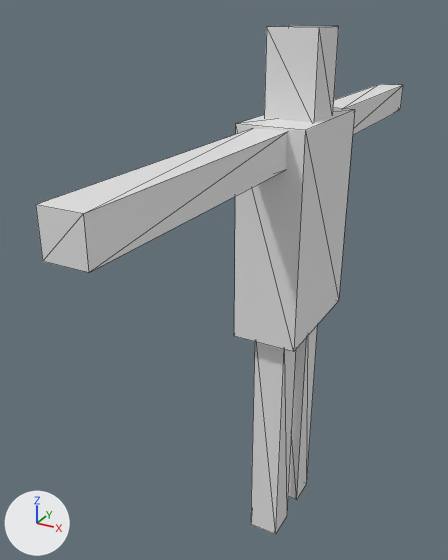
The OBJ model res/mesh/mesh_Passenger.obj: old version first, new version second.
The view is the same before and after, from a 50 mm camera at (1.37, -3.41, 1.64) aimed at (-0.42, -0.15, 0.01). The axes (+X, +Y, +Z) are drawn at lower left. The lights are the same throughout. Mesh edges are drawn as thin lines. Where no turn or scale is listed for an object, it has been applied to the vertices.

Before the edit, the objects in view are built like this:
```python
me_mesh_passenger = bpy.data.meshes.new('mesh_Passenger')
me_mesh_passenger.from_pydata(...)  # 48 vertices, 62 faces; spans x -0.21..0.19, y -1.99..1.99, z -1.8..1.54
# before: 8 (0.09, 0.07, -1.8) at pixel (296, 499), 9 (0.09, 0.27, -1.8) at pixel (306, 483), 14 (-0.11, 0.07, -1.8), 15 (-0.11, 0.27, -1.8), 16 (0.09, -0.31, -1.8) at pixel (275, 534)
# before: 17 (0.09, -0.11, -1.8) at pixel (287, 515), 22 (-0.11, -0.31, -1.8) at pixel (250, 524), 23 (-0.11, -0.11, -1.8)
ob_mesh_passenger = bpy.data.objects.new('mesh_Passenger', me_mesh_passenger)
ob_mesh_passenger.location = (0.0, 0.0, 0.0)
```
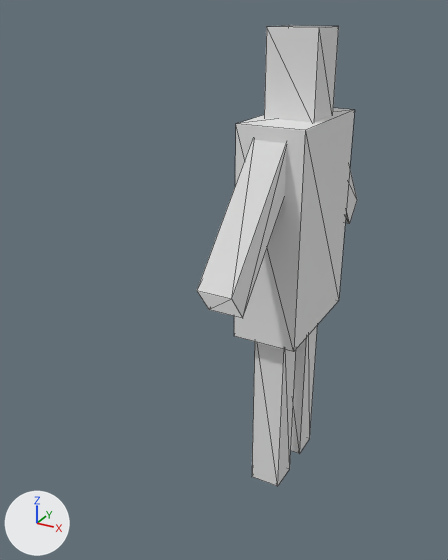
Boxes [x1, y1, x2, y2] around the edits, measured in the pictures (448 x 560 px; the box of a moved part takes in the faces that stretch with it):
'mesh_Passenger', reshaped (56% narrower, 9% shorter)
    before: [36, 25, 403, 534]
    after: [197, 25, 357, 486]
part 1 of me_mesh_passenger, moved or reshaped
    before: [251, 326, 317, 534]
    after: [252, 326, 317, 486]
part 2 of me_mesh_passenger, moved or reshaped
    before: [333, 84, 403, 135]
    after: [345, 170, 357, 224]
part 3 of me_mesh_passenger, moved or reshaped
    before: [36, 129, 287, 273]
    after: [197, 140, 287, 318]

Diff of the bpy script that builds the scene:
```diff
--- a/res/mesh/mesh_Passenger.obj.py
+++ b/res/mesh/mesh_Passenger.obj.py
@@ me_mesh_passenger @@
 me_mesh_passenger.from_pydata(...)  # 48 vertices, 62 faces; spans x -0.21..0.19, y -1.99..1.99, z -1.8..1.54
 # used by ob_mesh_passenger; location = (0.0, 0.0, 0.0)
-me_mesh_passenger.vertices[32].co = (0.09, 1.99, 0.85)  # pixel (400, 110)
-me_mesh_passenger.vertices[33].co = (0.09, 1.99, 1.05)  # pixel (403, 85)
-me_mesh_passenger.vertices[34].co = (0.09, 0.39, 0.85)
-me_mesh_passenger.vertices[35].co = (0.09, 0.39, 1.05)
-me_mesh_passenger.vertices[36].co = (-0.11, 0.39, 0.85)
-me_mesh_passenger.vertices[37].co = (-0.11, 0.39, 1.05)
-me_mesh_passenger.vertices[38].co = (-0.11, 1.99, 0.85)
-me_mesh_passenger.vertices[39].co = (-0.11, 1.99, 1.05)  # pixel (379, 84)
-me_mesh_passenger.vertices[40].co = (0.09, -1.99, 1.05)  # pixel (83, 213)
-me_mesh_passenger.vertices[41].co = (0.09, -1.99, 0.85)  # pixel (88, 272)
-me_mesh_passenger.vertices[42].co = (0.09, -0.39, 1.05)
-me_mesh_passenger.vertices[43].co = (0.09, -0.39, 0.85)
-me_mesh_passenger.vertices[44].co = (-0.11, -0.39, 1.05)
-me_mesh_passenger.vertices[45].co = (-0.11, -0.39, 0.85)
-me_mesh_passenger.vertices[46].co = (-0.11, -1.99, 1.05)  # pixel (35, 204)
-me_mesh_passenger.vertices[47].co = (-0.11, -1.99, 0.85)  # pixel (42, 261)
+# me_mesh_passenger part 1
+for i in [8, 9, *range(14, 18), 22, 23]: me_mesh_passenger.vertices[i].co += Vector((0.0, 0.0, 0.44))
+# me_mesh_passenger part 2
+me_mesh_passenger.vertices[32].co = (0.09, 0.83, 0.19)  # pixel (349, 223)
+me_mesh_passenger.vertices[33].co = (0.09, 0.97, 0.33)  # pixel (357, 200)
+me_mesh_passenger.vertices[34].co = (0.09, 0.25, 0.89)
+me_mesh_passenger.vertices[35].co = (0.09, 0.39, 1.03)
+me_mesh_passenger.vertices[36].co = (-0.11, 0.25, 0.89)
+me_mesh_passenger.vertices[37].co = (-0.11, 0.39, 1.03)
+me_mesh_passenger.vertices[38].co = (-0.11, 0.83, 0.19)
+me_mesh_passenger.vertices[39].co = (-0.11, 0.97, 0.33)
+# me_mesh_passenger part 3
+me_mesh_passenger.vertices[40].co = (0.09, -1.0, 0.34)  # pixel (231, 299)
+me_mesh_passenger.vertices[41].co = (0.09, -0.88, 0.18)  # pixel (242, 318)
+me_mesh_passenger.vertices[42].co = (0.09, -0.36, 1.04)
+me_mesh_passenger.vertices[43].co = (0.09, -0.24, 0.88)
+me_mesh_passenger.vertices[44].co = (-0.11, -0.36, 1.04)
+me_mesh_passenger.vertices[45].co = (-0.11, -0.24, 0.88)
+me_mesh_passenger.vertices[46].co = (-0.11, -1.0, 0.34)  # pixel (196, 290)
+me_mesh_passenger.vertices[47].co = (-0.11, -0.88, 0.18)  # pixel (209, 309)
```
